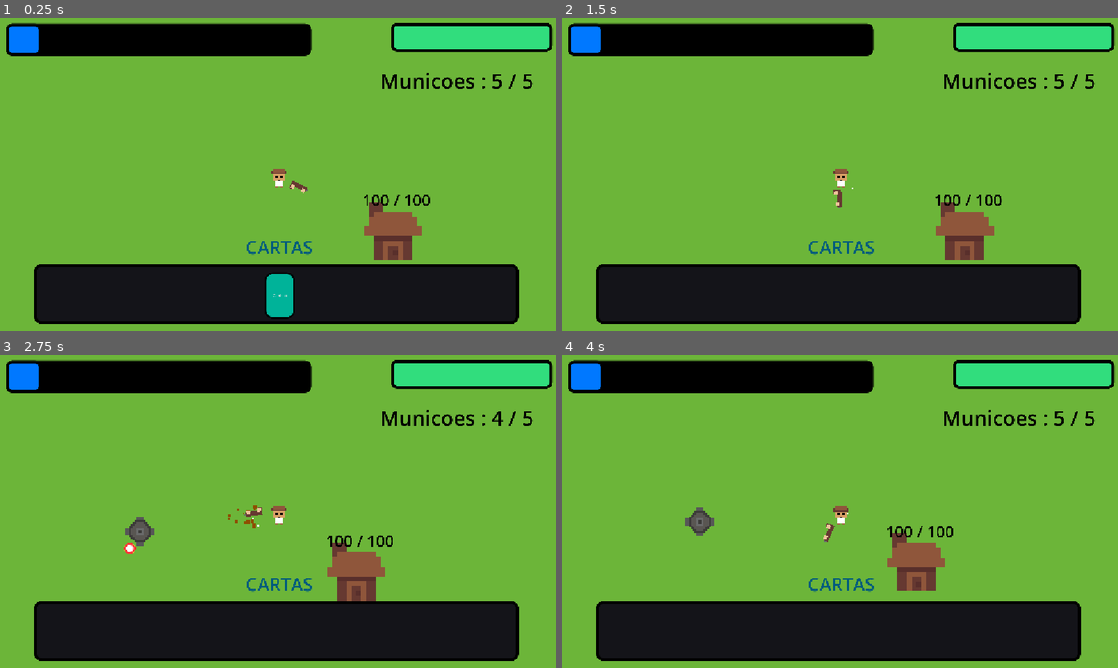
Above: before the commit, frames 1-4 (two rows, left to right).
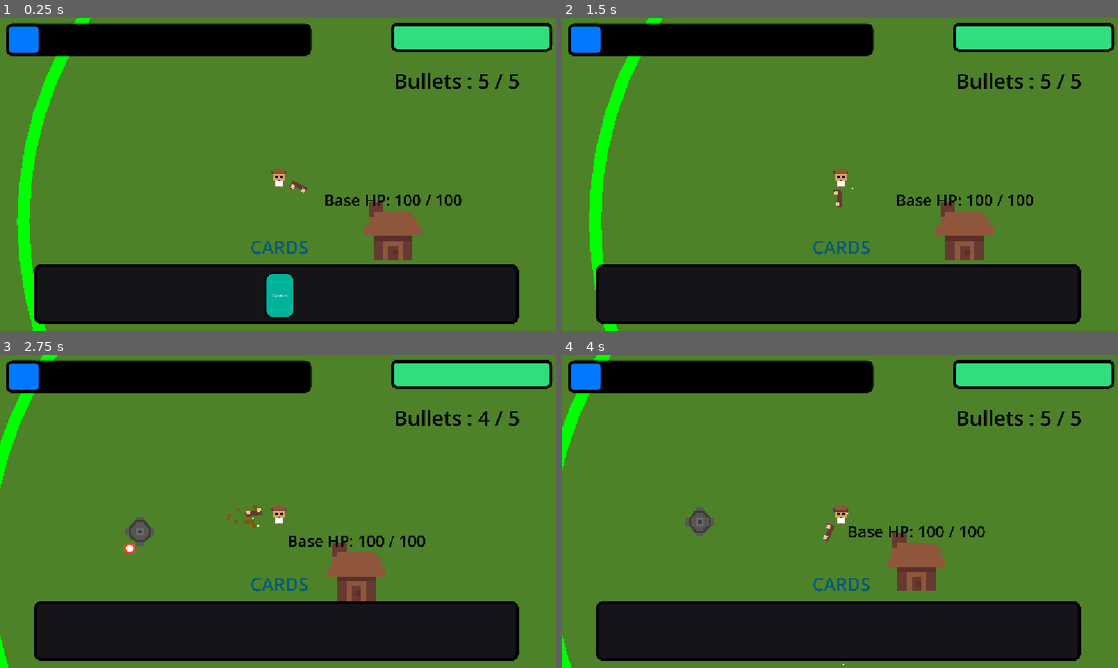
Above: after the commit, the same moments.

Repository: MaAraujooliveira/fusion-project
Game: Godot game, scene res://map/Mapa.tscn
Same seed, same stepped clock (60 frames per second), same inputs: the game is played once before the commit and once after it. The engine's default icon, where the game draws it, is replaced by a stand-in: a white triangle on a blue panel in a dark square.
Inputs (mouse positions are in pixels of both pictures, inside the frame that each line leads up to):
- Up to frame 1 (0.25 s): no input
- Up to frame 2 (1.5 s): click "Canhao" (after the commit: "Cannon") at 0.5 s; tap Enter at 1.25 s; move the mouse to (840, 296) at 1.27 s; tap A (A) at 1.35 s
- Up to frame 3 (2.75 s): tap D (D) at 1.55, 2.1 s; tap Space (Recaregar) at 2 s; move the mouse to (166, 527) at 2.02 s; click (166, 527) at 2.3 s
- Up to frame 4 (4 s): move the mouse to (895, 442) at 2.77 s; click (895, 442) at 2.85 s; tap Space (Recaregar) at 3.05, 3.6 s; move the mouse to (812, 574) at 3.52 s; tap S (S) at 3.8 s

The runs differ from the first frame. In frame 1, 73% of the frame differs, in the area x 0-100%, y 0-100%; in frame 2, 73%; in frame 3, 73%; in frame 4, 73%.

Commit message:
fell + turret + inglçes

Diff:
--- a/fusionproject/Base/Base.tscn
+++ b/fusionproject/Base/Base.tscn
@@ -6,6 +6,9 @@
 
 [sub_resource type="RectangleShape2D" id="RectangleShape2D_h44yl"]
 size = Vector2(100, 102)
+
+[sub_resource type="CircleShape2D" id="CircleShape2D_edygm"]
+radius = 1532.204
 
 [node name="Base" type="Node2D" unique_id=1381480154]
 script = ExtResource("1_h44yl")
@@ -20,12 +23,18 @@
 
 [node name="StaticBody2D" type="StaticBody2D" parent="." unique_id=238222262 groups=["Base"]]
 
-[node name="Area2D" type="Area2D" parent="StaticBody2D" unique_id=1235499738 groups=["Base"]]
+[node name="Area2D" type="Area2D" parent="StaticBody2D" unique_id=1235499738]
 
 [node name="CollisionShape2D2" type="CollisionShape2D" parent="StaticBody2D/Area2D" unique_id=725855776]
 position = Vector2(-3.0000005, 67)
 scale = Vector2(2.1, 2.1)
 shape = SubResource("RectangleShape2D_h44yl")
+
+[node name="Area2D2" type="Area2D" parent="StaticBody2D" unique_id=187354499 groups=["BaseRange"]]
+
+[node name="CollisionShape2D3" type="CollisionShape2D" parent="StaticBody2D/Area2D2" unique_id=321600379]
+position = Vector2(0, 71)
+shape = SubResource("CircleShape2D_edygm")
 
 [node name="CollisionShape2D" type="CollisionShape2D" parent="StaticBody2D" unique_id=1857324815]
 position = Vector2(-3, 67)
@@ -33,14 +42,15 @@
 shape = SubResource("RectangleShape2D_h44yl")
 
 [node name="Label" type="Label" parent="." unique_id=1590439237]
-offset_left = -127.0
+offset_left = -737.0
 offset_top = -133.0
-offset_right = 121.0
+offset_right = 737.0
 offset_bottom = -43.0
 theme_override_colors/font_color = Color(0, 0, 0, 1)
 theme_override_font_sizes/font_size = 65
 text = "100/100"
 horizontal_alignment = 1
 vertical_alignment = 1
+autowrap_mode = 2
 
 [connection signal="body_entered" from="StaticBody2D/Area2D" to="." method="_on_area_2d_body_entered"]
--- a/fusionproject/Base/base.gd
+++ b/fusionproject/Base/base.gd
@@ -10,13 +10,16 @@
 
 var timer := 0.0
 
+func _ready() -> void:
+	queue_redraw()
+
 func take_damage(amount):
 	hp -= amount
 	if hp <= 0:
 		get_tree().quit()
 
 func _process(delta: float) -> void:
-	$Label.text = str(hp) + " / " + str(max_hp)
+	$Label.text = "Base HP: " + str(hp) + " / " + str(max_hp)
 
 	timer += delta
 
@@ -51,3 +54,11 @@
 			.set_ease(Tween.EASE_OUT)
 
 		tween.tween_property(coin, "scale", Vector2(1, 1), 0.5)
+
+func _draw():
+	var shape = $StaticBody2D/Area2D2/CollisionShape2D3.shape
+
+	if shape is CircleShape2D:
+		var radius = shape.radius
+
+		draw_circle(Vector2.ZERO, radius, Color(0.0, 1.0, 0.0, 1.0),false,50) # verde transparente
--- a/fusionproject/Enemys/movement/movement.gd
+++ b/fusionproject/Enemys/movement/movement.gd
@@ -15,9 +15,9 @@
 func iniciar(b, multiplier):
 	base = b
 
-	stats.speed *= (1 + multiplier * 0.15)
-	stats.damage *= (1 + multiplier * 0.15)
-	stats.hp *= (1 + multiplier * 0.15)
+	stats.speed *= (1 + multiplier * 0.35)
+	stats.damage *= (1 + multiplier * 0.35)
+	stats.hp *= (1 + multiplier * 0.35)
 
 func _ready() -> void:
 	player = get_tree().get_first_node_in_group("Player")
--- a/fusionproject/Powerups/Cards/cards_dictionary.gd
+++ b/fusionproject/Powerups/Cards/cards_dictionary.gd
@@ -1,8 +1,8 @@
 extends Node
 
 var cards := {
-	"Canhao":{
-		"Name":"Canhao",
+	"Cannon":{
+		"Name":"Cannon",
 		"Build":preload("res://Torretas/Canhao/Canhao.tscn")
 	}
 }
--- a/fusionproject/Powerups/Powers/Recourses/BulletQtd/bullet_qtd.tres
+++ b/fusionproject/Powerups/Powers/Recourses/BulletQtd/bullet_qtd.tres
@@ -4,6 +4,6 @@
 
 [resource]
 script = ExtResource("1_gl4sh")
-Name = "Quanto mais melhor"
+Name = "Bullet Storm"
 buff = 1.0
-description = "Aumentar a quantidde de tiros é sempre bom"
+description = "Fire additional projectiles with each shotnal projectiles with each shotre bom"
--- a/fusionproject/Powerups/Powers/Recourses/Cards_qtd/cards_qtd.tres
+++ b/fusionproject/Powerups/Powers/Recourses/Cards_qtd/cards_qtd.tres
@@ -4,7 +4,7 @@
 
 [resource]
 script = ExtResource("1_m1krj")
-Name = "Cronstrutiva"
+Name = "Growing Arsenal"
 buff = 1.0
-description = "Quanto mais cartas mais torretas aumenta suas cartas pegadas em 1"
+description = "Gain +1 additional card on every card choice"
 metadata/_custom_type_script = "uid://d0ai8kpl1gjrs"
--- a/fusionproject/Powerups/Powers/Recourses/Damage/damage.tres
+++ b/fusionproject/Powerups/Powers/Recourses/Damage/damage.tres
@@ -1,10 +1,10 @@
-[gd_resource type="Resource" format=3 uid="uid://bt4r8r52rga2q"]
+[gd_resource type="Resource" script_class="DamagePower" format=3 uid="uid://bt4r8r52rga2q"]
 
 [ext_resource type="Script" uid="uid://8do3rksuyq06" path="res://Powerups/Powers/Damage/powers.gd" id="1_ynxor"]
 
 [resource]
 script = ExtResource("1_ynxor")
-Name = "Afiar os sentidos"
+Name = "Killer Instinct"
 buff = 2.0
-description = "Afie seus sentidos para aumnetar eu dano"
+description = "Deal increased damage"
 metadata/_custom_type_script = "uid://d20olrunc6omh"
--- a/fusionproject/Powerups/control.tscn
+++ b/fusionproject/Powerups/control.tscn
@@ -1,6 +1,42 @@
 [gd_scene format=3 uid="uid://b2pc46ugo2dwf"]
 
 [ext_resource type="Script" uid="uid://bjxl7k2tk3884" path="res://Powerups/control.gd" id="1_r2oxj"]
+
+[sub_resource type="StyleBoxFlat" id="StyleBoxFlat_r2oxj"]
+bg_color = Color(0.47843137, 0.24705882, 0, 1)
+border_width_left = 7
+border_width_top = 7
+border_width_right = 7
+border_width_bottom = 7
+border_color = Color(0, 0, 0, 1)
+corner_radius_top_left = 23
+corner_radius_top_right = 23
+corner_radius_bottom_right = 23
+corner_radius_bottom_left = 23
+
+[sub_resource type="StyleBoxFlat" id="StyleBoxFlat_i5ics"]
+bg_color = Color(0.56855386, 0.26491842, 0, 1)
+border_width_left = 7
+border_width_top = 7
+border_width_right = 7
+border_width_bottom = 7
+border_color = Color(0, 0, 0, 1)
+corner_radius_top_left = 23
+corner_radius_top_right = 23
+corner_radius_bottom_right = 23
+corner_radius_bottom_left = 23
+
+[sub_resource type="StyleBoxFlat" id="StyleBoxFlat_pxoxi"]
+bg_color = Color(0.53101647, 0.22646356, 4.813075e-08, 1)
+border_width_left = 7
+border_width_top = 7
+border_width_right = 7
+border_width_bottom = 7
+border_color = Color(0, 0, 0, 1)
+corner_radius_top_left = 23
+corner_radius_top_right = 23
+corner_radius_bottom_right = 23
+corner_radius_bottom_left = 23
 
 [node name="Control" type="Control" unique_id=369149832]
 z_index = 3
@@ -11,51 +47,61 @@
 offset_bottom = 40.0
 script = ExtResource("1_r2oxj")
 
-[node name="Button" type="Button" parent="." unique_id=1846765825 groups=["powerupbutton"]]
-process_mode = 3
-z_index = 3
-layout_mode = 0
-offset_left = 88.0
-offset_top = -487.0
-offset_right = 224.0
-offset_bottom = -326.3333
-scale = Vector2(3, 3)
-text = "Power2"
-autowrap_mode = 3
-
-[node name="Button2" type="Button" parent="." unique_id=1007911489 groups=["powerupbutton"]]
+[node name="Button" type="Button" parent="." unique_id=1007911489 groups=["powerupbutton"]]
 process_mode = 3
 z_index = 3
 layout_mode = 0
 offset_left = -572.0
 offset_top = -487.0
-offset_right = -436.0
+offset_right = -466.0
 offset_bottom = -326.3333
 scale = Vector2(3, 3)
+theme_override_styles/normal = SubResource("StyleBoxFlat_r2oxj")
+theme_override_styles/pressed_mirrored = SubResource("StyleBoxFlat_i5ics")
+theme_override_styles/hover = SubResource("StyleBoxFlat_pxoxi")
 text = "Power1"
 autowrap_mode = 3
 
-[node name="Button3" type="Button" parent="." unique_id=2004810777 groups=["powerupbutton"]]
+[node name="Button2" type="Button" parent="." unique_id=1143971603 groups=["powerupbutton"]]
 process_mode = 3
 z_index = 3
 layout_mode = 0
-offset_left = 772.0
+offset_left = -150.0
+offset_top = -487.00003
+offset_right = -44.0
+offset_bottom = -326.33334
+scale = Vector2(3, 3)
+theme_override_styles/normal = SubResource("StyleBoxFlat_r2oxj")
+theme_override_styles/pressed_mirrored = SubResource("StyleBoxFlat_i5ics")
+theme_override_styles/hover = SubResource("StyleBoxFlat_pxoxi")
+text = "Power1"
+autowrap_mode = 3
+
+[node name="Button3" type="Button" parent="." unique_id=300802759 groups=["powerupbutton"]]
+process_mode = 3
+z_index = 3
+layout_mode = 0
+offset_left = 281.0
 offset_top = -487.0
-offset_right = 908.0
+offset_right = 387.0
 offset_bottom = -326.3333
 scale = Vector2(3, 3)
-text = "Power3"
+theme_override_styles/normal = SubResource("StyleBoxFlat_r2oxj")
+theme_override_styles/pressed_mirrored = SubResource("StyleBoxFlat_i5ics")
+theme_override_styles/hover = SubResource("StyleBoxFlat_pxoxi")
+text = "Power1"
 autowrap_mode = 3
 
 [node name="Label" type="Label" parent="." unique_id=683709436]
 process_mode = 3
 z_index = 3
 layout_mode = 0
-offset_left = -572.0
-offset_top = -70.0
-offset_right = 1155.0
-offset_bottom = 230.0
+offset_left = -864.0
+offset_top = 89.0
+offset_right = 863.0
+offset_bottom = 389.0
 theme_override_colors/font_color = Color(0, 0, 0, 1)
 theme_override_font_sizes/font_size = 75
 horizontal_alignment = 1
 vertical_alignment = 1
+autowrap_mode = 2
--- a/fusionproject/Torretas/Canhao/canhao.gd
+++ b/fusionproject/Torretas/Canhao/canhao.gd
@@ -8,17 +8,24 @@
 var on_mouse := false
 var on_spawned := false
 var can_place_here := true
+var replaced := false
+var replaced_qtd := 0
 var areas_dentro := 0
+
 
 func seguir_mouse():
 	if not on_spawned:
 		global_position = get_global_mouse_position()
-		if areas_dentro == 0:
-			$Sprite2D.modulate = Color(1.0, 1.0, 1.0, 0.502)
+
+		replaced = replaced_qtd > 0
+
+		if areas_dentro <= 0:
+			$Sprite2D.modulate = Color(1, 0, 0, 0.5)
 
 		if Input.is_action_just_pressed("PlaceTower") and can_place_here:
 			on_spawned = true
-			$Sprite2D.modulate = Color(1.0, 1.0, 1.0, 1.0)
+			$Sprite2D.modulate = Color(1, 1, 1, 1)
+
 
 func _process(delta: float) -> void:
 	seguir_mouse()
@@ -28,11 +35,9 @@
 
 	var target = distance.find_target()
 
-	# desenhar range quando mouse estiver em cima
 	if on_mouse:
 		queue_redraw()
 
-	# controle de tiro
 	weapons.timer_arma += delta
 	if weapons.timer_arma >= weapons.cooldown:
 		if target:
@@ -40,61 +45,70 @@
 			weapons.atirar(final_dir, 1)
 			weapons.timer_arma = 0
 
-	# rotacionar pra mirar
 	if target:
 		look_at(target.global_position)
 
-	# deletar torre
-	if Input.is_action_just_pressed("escluirTurret") and on_mouse:
-		cards.add_to_ui(false)
-		queue_free()
+	if Input.is_action_just_pressed("escluirTurret") and on_mouse and not replaced:
+		on_spawned = false
+		replaced_qtd += 1
 
 
-	# feedback visual de posicionamento
 	if not can_place_here and not on_spawned:
 		$Sprite2D.modulate = Color(1, 0, 0, 0.5)
-	elif not on_spawned:
+	elif not on_spawned and areas_dentro > 0:
 		$Sprite2D.modulate = Color(1, 1, 1, 1)
+
 
 func _draw():
 	if not on_mouse:
 		return
 
-	draw_arc(
-		Vector2.ZERO,
-		stats.range,
-		0,
-		TAU,
-		64,
-		Color.RED,
-		3
-	)
+	draw_arc(Vector2.ZERO, stats.range, 0, TAU, 64, Color.RED, 3)
+
 
 func _on_area_2d_mouse_entered() -> void:
 	if not on_spawned:
 		return
 
 	on_mouse = true
-	$Sprite2D.modulate = Color(0.863, 0.0, 0.0, 1.0)
+	$Sprite2D.modulate = Color(0.86, 0.0, 0.0, 1.0)
+
 
 func _on_area_2d_mouse_exited() -> void:
 	if not on_spawned:
 		return
 
 	on_mouse = false
-	$Sprite2D.modulate = Color(1.0, 1.0, 1.0, 1.0)
+	$Sprite2D.modulate = Color(1, 1, 1, 1)
 	queue_redraw()
 
 func _on_area_2d_body_entered(body: Node2D) -> void:
 	if body.is_in_group("Base"):
-		$Sprite2D.modulate = Color(0.0, 0.0, 0.0, 0.722)
-		areas_dentro += 1
 		can_place_here = false
+		$Sprite2D.modulate = Color(0, 0, 0, 0.7)
 
 
 func _on_area_2d_body_exited(body: Node2D) -> void:
 	if body.is_in_group("Base"):
-		$Sprite2D.modulate = Color(1.0, 1.0, 1.0, 0.502)
+		if areas_dentro > 0:
+			$Sprite2D.modulate = Color(1.0, 1.0, 1.0, 0.7)
+			can_place_here = true
+
+
+# 💥 RANGE (permite)
+func _on_area_2d_area_entered(area: Area2D) -> void:
+	if area.is_in_group("BaseRange"):
+		areas_dentro += 1
+
+		if areas_dentro > 0:
+			can_place_here = true
+			$Sprite2D.modulate = Color(1, 1, 1, 1)
+
+
+func _on_area_2d_area_exited(area: Area2D) -> void:
+	if area.is_in_group("BaseRange"):
 		areas_dentro -= 1
+
 		if areas_dentro <= 0:
-			can_place_here = true
+			can_place_here = false
+			$Sprite2D.modulate = Color(1, 0, 0, 0.5)
--- a/fusionproject/map/Mapa.tscn
+++ b/fusionproject/map/Mapa.tscn
@@ -18,10 +18,10 @@
 enemy_scene = ExtResource("2_r70gt")
 player = NodePath("Player")
 base = NodePath("Base")
-spawn_cooldown = 5.0
+spawn_cooldown = 3.0
 spawn_radius = 1000.0
 min_spawn_radius = 750.0
-difficulty_increase_time = 20.0
+difficulty_increase_time = 15.0
 
 [node name="Base" parent="." unique_id=1381480154 instance=ExtResource("2_e6yns")]
 position = Vector2(477, 194)
@@ -71,6 +71,7 @@
 texture = ExtResource("5_6gih8")
 
 [node name="Sprite2D5" type="Sprite2D" parent="Parede" unique_id=734024772]
+modulate = Color(0.7162962, 0.7162962, 0.7162962, 1)
 z_index = -4
 position = Vector2(-611.2505, 68.24951)
 scale = Vector2(2198.9065, 1565.2813)
--- a/fusionproject/map/mapa.gd
+++ b/fusionproject/map/mapa.gd
@@ -48,7 +48,7 @@
 	# diminui tempo entre spawn
 	spawn_cooldown = max(0.3, spawn_cooldown - 0.05)
 
-	print("Dificuldade:", multiplier)
+
 
 # 👾 SPAWN
 func spawn_enemy():
--- a/fusionproject/player/Player.tscn
+++ b/fusionproject/player/Player.tscn
@@ -158,10 +158,10 @@
 
 [node name="Control" parent="." unique_id=369149832 node_paths=PackedStringArray("player", "cards", "player_stats") instance=ExtResource("6_aqcbf")]
 visible = false
-offset_left = -292.0
-offset_top = 40.0
-offset_right = -252.0
-offset_bottom = 80.0
+offset_left = -7.0
+offset_top = 48.0
+offset_right = 33.0
+offset_bottom = 88.0
 player = NodePath("..")
 cards = NodePath("../cardsManager")
 player_stats = NodePath("../PlayerStats")
@@ -213,7 +213,7 @@
 offset_bottom = 352.0
 theme_override_colors/font_color = Color(0, 0.35686275, 0.49019608, 1)
 theme_override_font_sizes/font_size = 75
-text = "CARTAS"
+text = "CARDS"
 horizontal_alignment = 1
 vertical_alignment = 1
 
--- a/fusionproject/player/player.gd
+++ b/fusionproject/player/player.gd
@@ -46,21 +46,13 @@
 func _process(delta: float) -> void:
 	weakpons.timer_arma += delta
 
-	$Label.text = "Municoes : " + str(weakpons.municoes_ativas) + " / " + str(weakpons.max_municoes)
+	$Label.text = "Bullets : " + str(weakpons.municoes_ativas) + " / " + str(weakpons.max_municoes)
 
 	$ProgressBar.max_value = stats.max_hp
 	$ProgressBar.value = stats.hp
 
 	if Input.is_action_pressed("shoot") and weakpons.timer_arma >= weakpons.cooldown  and weakpons.municoes_ativas > 0:
 		var final_dir = (get_global_mouse_position() - $Sprite2D2.global_position)
-		var sprite = $Sprite2D2
-		var original_scale = sprite.scale
-		var tween = get_tree().create_tween()
-		tween.parallel().tween_property(sprite, "scale", original_scale * 1.2, 0.25)\
-			.set_trans(Tween.TRANS_BACK)\
-			.set_ease(Tween.EASE_OUT)
-		tween.tween_property(sprite, "scale", original_scale, 0.15)
-		sprite.scale = original_scale
 		$CPUParticles2D2.direction = -final_dir
 		$CPUParticles2D2.emitting = true
 		camera.shake(0.25,4)
@@ -74,13 +66,25 @@
 		var spriteP = $Sprite2D
 		var sprite = $Sprite2D2
 
+		# ✅ pega escala real
 		var original_scale = sprite.scale
 		var original_scale2 = spriteP.scale
 
-		var tween = get_tree().create_tween()
+		# 💀 mata tween antigo
+		if has_meta("reload_tween"):
+			var old = get_meta("reload_tween")
+			if old and old.is_running():
+				old.kill()
+
+		# garante escala base correta
+		sprite.scale = original_scale
+		spriteP.scale = original_scale2
+
+		var tween = create_tween()
+		set_meta("reload_tween", tween)
 
 		# 💥 crescer juntos
-		tween.parallel().tween_property(sprite, "scale", original_scale * 1.2, 0.5)\
+		tween.parallel().tween_property(sprite, "scale", original_scale * 1.2, 0.2)\
 			.set_trans(Tween.TRANS_BACK)\
 			.set_ease(Tween.EASE_OUT)
 
@@ -88,12 +92,11 @@
 			.set_trans(Tween.TRANS_BACK)\
 			.set_ease(Tween.EASE_OUT)
 
-		# 💥 voltar juntos
+		# 💥 voltar
 		tween.tween_property(sprite, "scale", original_scale, 0.15)
 		tween.parallel().tween_property(spriteP, "scale", original_scale2, 0.15)
 
 		weakpons.recaregar()
-		sprite.scale = original_scale
 
 		await get_tree().create_timer(0.5).timeout
 
